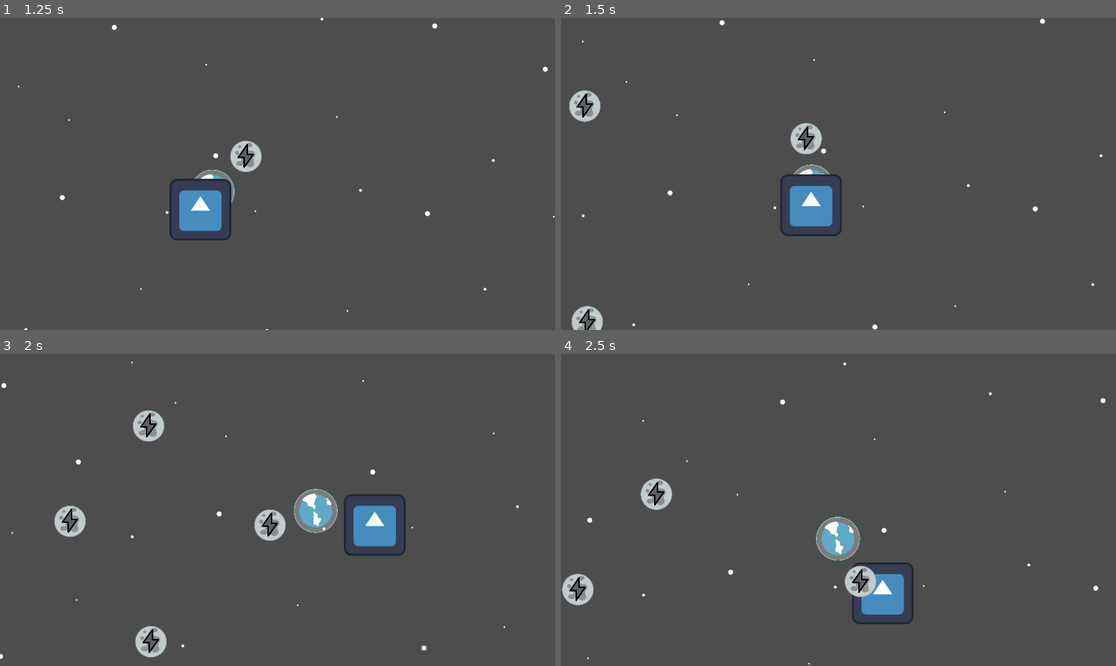
Above: before the commit, frames 1-4 (two rows, left to right).
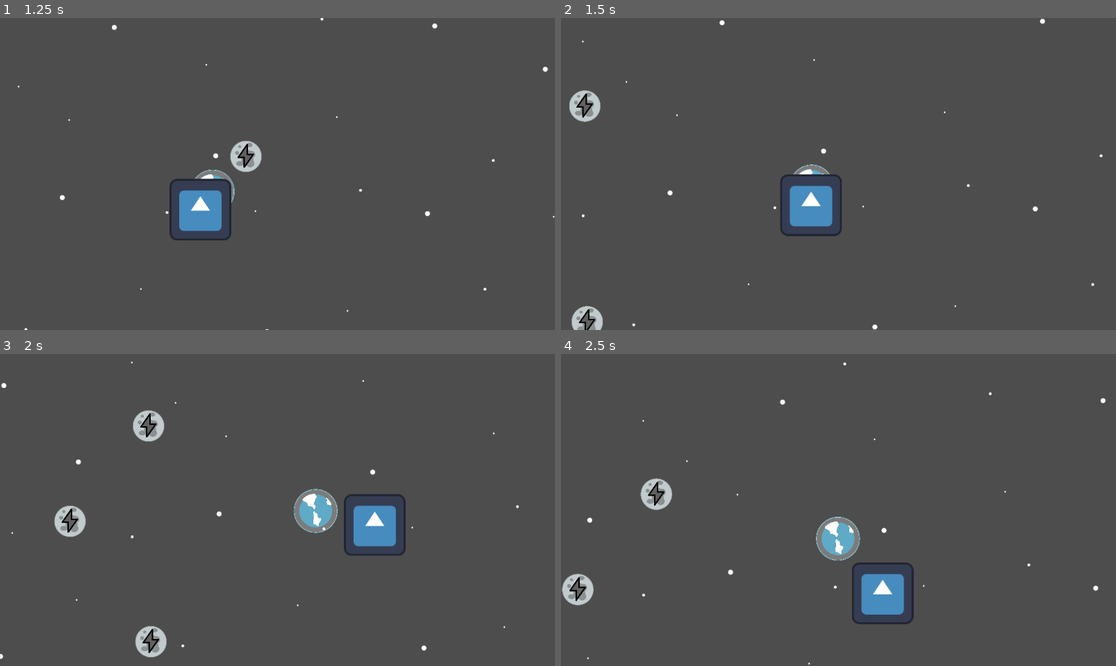
Above: after the commit, the same moments.

Repository: newohrim/planet-cycle-2d
Game: Godot game, scene res://scenes/levels/main.tscn
Two runs of this game, one before a commit and one after it. Both use one fixed random seed, a clock stepped at 60 frames per second and the inputs below. The engine's default icon, where the game draws it, is replaced by a stand-in: a white triangle on a blue panel in a dark square.
Inputs (mouse positions are in pixels of both pictures, inside the frame that each line leads up to):
- Up to frame 1 (1.25 s): tap Enter at 0.5 s; move the mouse to (399, 158) at 0.52 s; hold Space (Consume, bound only after the commit) from 0.53 s (still down)
- Up to frame 2 (1.5 s): move the mouse to (727, 189) at 1.27 s; release Space (Consume, bound only after the commit) at 1.28 s; tap Space (Consume, bound only after the commit) at 1.35 s
- Up to frame 3 (2 s): no input
- Up to frame 4 (2.5 s): move the mouse to (894, 441) at 2.02 s; hold Space (Consume, bound only after the commit) from 2.03 s (still down)

Frame 1 is identical in both runs. In frame 2, 0.4% of the frame differs, in the area x 41-48%, y 33-44%; in frame 3, 0.4%; in frame 4, 0.5%, in the area x 51-57%, y 67-78%.

Commit message:
added player state and invulnerability bonus with a proper effect

Diff:
--- /dev/null
+++ b/assets/ui/new_style_box_flat.tres
@@ -0,0 +1,8 @@
+[gd_resource type="StyleBoxFlat" format=3 uid="uid://k8novqu28c7j"]
+
+[resource]
+bg_color = Color(0.91228896, 0.9122889, 0.91228884, 1)
+corner_radius_top_left = 10
+corner_radius_top_right = 10
+corner_radius_bottom_right = 10
+corner_radius_bottom_left = 10
--- a/project.godot
+++ b/project.godot
@@ -19,6 +19,14 @@
 
 ProjectGlobals="*res://scenes/singletones/project_globals.tscn"
 
+[input]
+
+Consume={
+"deadzone": 0.2,
+"events": [Object(InputEventKey,"resource_local_to_scene":false,"resource_name":"","device":-1,"window_id":0,"alt_pressed":false,"shift_pressed":false,"ctrl_pressed":false,"meta_pressed":false,"pressed":false,"keycode":0,"physical_keycode":32,"key_label":0,"unicode":32,"location":0,"echo":false,"script":null)
+]
+}
+
 [layer_names]
 
 2d_physics/layer_1="Player"
--- /dev/null
+++ b/scenes/bonuses/bonus_base.tscn
@@ -0,0 +1,11 @@
+[gd_scene load_steps=2 format=3 uid="uid://bo8x1o005v6yd"]
+
+[ext_resource type="Script" uid="uid://dxv6hy6ypg3hh" path="res://scripts/bonuses/bonus_base.gd" id="1_0h44m"]
+
+[node name="BonusBase" type="Node" node_paths=PackedStringArray("timer")]
+script = ExtResource("1_0h44m")
+timer = NodePath("Timer")
+metadata/_custom_type_script = "uid://dxv6hy6ypg3hh"
+
+[node name="Timer" type="Timer" parent="."]
+one_shot = true
--- /dev/null
+++ b/scenes/bonuses/bonus_generic.tscn
@@ -0,0 +1,8 @@
+[gd_scene load_steps=3 format=3 uid="uid://10cx1o5smjii"]
+
+[ext_resource type="PackedScene" uid="uid://bo8x1o005v6yd" path="res://scenes/bonuses/bonus_base.tscn" id="1_rmhda"]
+[ext_resource type="Script" uid="uid://c6al1p62abp7q" path="res://scripts/bonuses/bonus_generic.gd" id="2_t3bub"]
+
+[node name="BonusGeneric" instance=ExtResource("1_rmhda")]
+script = ExtResource("2_t3bub")
+target_state = Array[int]([])
--- /dev/null
+++ b/scenes/bonuses/bonus_invulnerable.tscn
@@ -0,0 +1,9 @@
+[gd_scene load_steps=2 format=3 uid="uid://bp8f5l133egll"]
+
+[ext_resource type="PackedScene" uid="uid://10cx1o5smjii" path="res://scenes/bonuses/bonus_generic.tscn" id="1_5ht04"]
+
+[node name="BonusInvulnerable" instance=ExtResource("1_5ht04")]
+target_state = Array[int]([2])
+
+[node name="Timer" parent="." index="0"]
+wait_time = 10.0
--- a/scenes/entities/moon.tscn
+++ b/scenes/entities/moon.tscn
@@ -1,5 +1,6 @@
-[gd_scene load_steps=11 format=3 uid="uid://66qjc3bhf4h5"]
+[gd_scene load_steps=14 format=3 uid="uid://66qjc3bhf4h5"]
 
+[ext_resource type="Script" uid="uid://bc5tmycvovwqq" path="res://scripts/nodes/entities/moon.gd" id="1_k52mt"]
 [ext_resource type="Texture2D" uid="uid://uq0m5yq34qv2" path="res://assets/sprites/moons/Moon1.png" id="1_slxk6"]
 [ext_resource type="Script" uid="uid://yn0xi8afng5w" path="res://scripts/components/orbit_move_component.gd" id="2_slxk6"]
 [ext_resource type="Texture2D" uid="uid://dthh6jd5065r7" path="res://assets/sprites/ui/bonusCounter.png" id="3_eqogm"]
@@ -9,11 +10,14 @@
 [ext_resource type="Script" uid="uid://bcw0wxwfbp4eq" path="res://scripts/components/destroy_when_far_away.gd" id="4_upsjo"]
 [ext_resource type="Script" uid="uid://cilxnmihkq60e" path="res://scripts/components/power_component.gd" id="5_eqogm"]
 [ext_resource type="Script" uid="uid://b15oivhgowff1" path="res://scripts/nodes/misc/tween_blinker.gd" id="5_n3srg"]
+[ext_resource type="Script" uid="uid://bvtd5mjvjwc4" path="res://scripts/bonuses/bonus_provider.gd" id="9_dwiev"]
+[ext_resource type="PackedScene" uid="uid://bp8f5l133egll" path="res://scenes/bonuses/bonus_invulnerable.tscn" id="10_k52mt"]
 
 [sub_resource type="CircleShape2D" id="CircleShape2D_b0kkn"]
 radius = 34.222378
 
 [node name="Moon" type="Node2D"]
+script = ExtResource("1_k52mt")
 
 [node name="PlanetSprite" type="Sprite2D" parent="."]
 scale = Vector2(0.13, 0.13)
@@ -65,7 +69,14 @@
 move_speed = -3.5
 
 [node name="PowerComponent" type="Node" parent="."]
+unique_name_in_owner = true
 script = ExtResource("5_eqogm")
+
+[node name="BonusProvider" type="Node" parent="."]
+unique_name_in_owner = true
+script = ExtResource("9_dwiev")
+bonusScene = ExtResource("10_k52mt")
+metadata/_custom_type_script = "uid://bvtd5mjvjwc4"
 
 [node name="DestroyWhenFarAway" type="Node" parent="."]
 script = ExtResource("4_upsjo")
--- a/scenes/entities/player.tscn
+++ b/scenes/entities/player.tscn
@@ -1,14 +1,41 @@
-[gd_scene load_steps=12 format=3 uid="uid://be17nt4mpyrg7"]
+[gd_scene load_steps=20 format=3 uid="uid://be17nt4mpyrg7"]
 
+[ext_resource type="Script" uid="uid://cd67m2wea8q23" path="res://scripts/nodes/entities/player.gd" id="1_73kkf"]
 [ext_resource type="Texture2D" uid="uid://yxigl88qou4l" path="res://assets/sprites/planets/Earth.png" id="1_merdl"]
 [ext_resource type="Script" uid="uid://cy474xqj3n7ac" path="res://scripts/components/hit_box_component.gd" id="2_42nxq"]
 [ext_resource type="Script" uid="uid://d0bb0ee77wahy" path="res://scripts/components/player_move_component.gd" id="2_b0kkn"]
 [ext_resource type="Script" uid="uid://dvv144haohx4p" path="res://scripts/nodes/gravity_area_2d.gd" id="3_e4p34"]
+[ext_resource type="Texture2D" uid="uid://bk4k7awcl7a4k" path="res://assets/sprites/bonus_effects/pl_border_1.png" id="3_ogpgs"]
+[ext_resource type="Texture2D" uid="uid://sijpdk8tqpep" path="res://assets/sprites/bonus_effects/pl_border_2.png" id="4_spk56"]
+[ext_resource type="Texture2D" uid="uid://bd1u2try3n7bu" path="res://assets/sprites/bonus_effects/pl_border_3.png" id="5_1yk18"]
 [ext_resource type="Script" uid="uid://coe4ntekc4ulp" path="res://scripts/components/health_component.gd" id="5_5u6hq"]
+[ext_resource type="Script" uid="uid://cjqm1vro0xfjy" path="res://scripts/bonuses/bonuses_holder.gd" id="5_b6tgf"]
+[ext_resource type="Texture2D" uid="uid://bgiohv1xjlsok" path="res://assets/sprites/bonus_effects/pl_border_4.png" id="6_b4o2o"]
 [ext_resource type="Texture2D" uid="uid://bmhms28nplbi0" path="res://assets/sprites/misc/circle.png" id="6_d4qa6"]
+[ext_resource type="Script" uid="uid://de3i521ld0qsx" path="res://scripts/nodes/ui/bonus_effect_sprite.gd" id="7_spk56"]
 [ext_resource type="Script" uid="uid://bfrwfuso3cg4" path="res://scripts/nodes/ui/health_bar.gd" id="7_ss7kx"]
 [ext_resource type="Script" uid="uid://b1ljbsjhyepa8" path="res://scripts/nodes/ui/damage_blink_sprite.gd" id="8_dnykm"]
 [ext_resource type="Script" uid="uid://b15oivhgowff1" path="res://scripts/nodes/misc/tween_blinker.gd" id="9_c5rqy"]
+
+[sub_resource type="SpriteFrames" id="SpriteFrames_73kkf"]
+animations = [{
+"frames": [{
+"duration": 1.0,
+"texture": ExtResource("3_ogpgs")
+}, {
+"duration": 1.0,
+"texture": ExtResource("4_spk56")
+}, {
+"duration": 1.0,
+"texture": ExtResource("5_1yk18")
+}, {
+"duration": 1.0,
+"texture": ExtResource("6_b4o2o")
+}],
+"loop": true,
+"name": &"default",
+"speed": 10.0
+}]
 
 [sub_resource type="CircleShape2D" id="CircleShape2D_b0kkn"]
 radius = 47.042534
@@ -17,10 +44,20 @@
 radius = 172.01163
 
 [node name="Player" type="Node2D"]
+script = ExtResource("1_73kkf")
 
 [node name="PlanetSprite" type="Sprite2D" parent="."]
 scale = Vector2(0.2, 0.2)
 texture = ExtResource("1_merdl")
+
+[node name="BonusEffectSprite" type="AnimatedSprite2D" parent="PlanetSprite"]
+visible = false
+position = Vector2(0, 16.285)
+sprite_frames = SubResource("SpriteFrames_73kkf")
+autoplay = "default"
+frame = 1
+frame_progress = 0.7686041
+script = ExtResource("7_spk56")
 
 [node name="HitBox" type="Area2D" parent="."]
 script = ExtResource("2_42nxq")
@@ -31,6 +68,7 @@
 shape = SubResource("CircleShape2D_b0kkn")
 
 [node name="GravityArea2D" type="Area2D" parent="."]
+unique_name_in_owner = true
 collision_layer = 2
 collision_mask = 4
 script = ExtResource("3_e4p34")
@@ -46,6 +84,11 @@
 move_speed = 300.0
 max_speed_px = 1.0
 move_threshold_pix = 20
+
+[node name="BonusesHolder" type="Node" parent="."]
+unique_name_in_owner = true
+script = ExtResource("5_b6tgf")
+metadata/_custom_type_script = "uid://cjqm1vro0xfjy"
 
 [node name="HealthComponent" type="Node" parent="."]
 script = ExtResource("5_5u6hq")
--- a/scenes/singletones/project_globals.tscn
+++ b/scenes/singletones/project_globals.tscn
@@ -1,6 +1,11 @@
-[gd_scene load_steps=2 format=3 uid="uid://dv6sf00jfls7t"]
+[gd_scene load_steps=3 format=3 uid="uid://dv6sf00jfls7t"]
 
 [ext_resource type="Script" uid="uid://kxcuc5jygowt" path="res://scripts/project_globals.gd" id="1_5icyb"]
+[ext_resource type="Script" uid="uid://c8afur0yoltu5" path="res://scripts/states/player_state.gd" id="2_h6upf"]
 
 [node name="ProjectGlobals" type="Node"]
 script = ExtResource("1_5icyb")
+
+[node name="PlayerState" type="Node" parent="."]
+script = ExtResource("2_h6upf")
+metadata/_custom_type_script = "uid://c8afur0yoltu5"
--- /dev/null
+++ b/scripts/bonuses/bonus_base.gd
@@ -0,0 +1,29 @@
+class_name BonusBase
+extends Node
+
+signal bonus_ended()
+
+@export
+var timer : Timer
+
+func bonus_begin() -> void:
+	pass
+
+func _bonus_end() -> void:
+	pass
+
+func _ready() -> void:
+	timer.timeout.connect(_bonus_end_internal)
+	timer.start()
+
+func _bonus_end_internal() -> void:
+	_bonus_end()
+	bonus_ended.emit()
+
+func bonus_interrupt() -> void:
+	timer.stop()
+	_bonus_end()
+
+func bonus_sum(other : BonusBase) -> void:
+	assert(typeof(self) == typeof(other))
+	timer.start(timer.time_left + other.timer.wait_time)
--- /dev/null
+++ b/scripts/bonuses/bonus_generic.gd
@@ -0,0 +1,13 @@
+class_name BonusGeneric
+extends BonusBase
+
+@export
+var target_state : Array[PlayerState.PLAYER_STATE_E]
+
+func bonus_begin() -> void:
+	for state in target_state:
+		ProjectGlobals.player_state.set_bit(state)
+
+func _bonus_end() -> void:
+	for state in target_state:
+		ProjectGlobals.player_state.clear_bit(state)
--- /dev/null
+++ b/scripts/bonuses/bonus_provider.gd
@@ -0,0 +1,10 @@
+class_name BonusProvider
+extends Node
+
+@export
+var bonusScene : PackedScene
+
+func extract_bonus() -> BonusBase:
+	if not bonusScene:
+		return null
+	return bonusScene.instantiate()
--- /dev/null
+++ b/scripts/bonuses/bonuses_holder.gd
@@ -0,0 +1,24 @@
+class_name BonusesHolder
+extends Node
+
+signal bonus_added(bonus : BonusBase)
+
+var active_bonuses : Array[BonusBase]
+
+func add_bonus(bonus : BonusBase) -> void:
+	var idx = active_bonuses.find_custom(
+		func(other : BonusBase): return typeof(other) == typeof(bonus)
+	)
+	if idx >= 0:
+		active_bonuses[idx].bonus_sum(bonus)
+		bonus.queue_free()
+		return
+	active_bonuses.push_back(bonus)
+	add_child(bonus)
+	bonus.bonus_ended.connect(func(): _remove_bonus(bonus))
+	bonus.bonus_begin()
+	bonus_added.emit(bonus)
+
+func _remove_bonus(bonus : BonusBase) -> void:
+	active_bonuses.erase(bonus)
+	bonus.queue_free()  # TODO: queue_free from the bonus itself instead?
--- a/scripts/components/health_component.gd
+++ b/scripts/components/health_component.gd
@@ -10,7 +10,7 @@
 var health : float = start_health
 
 func apply_damage(_from : Node, damage : float) -> void:
-	if health == 0.0:
+	if health == 0.0 or ProjectGlobals.player_state.is_invulnerable():
 		return
 	assert(damage >= 0.0, "received negative damage")
 	health = max(health - damage, 0)
--- /dev/null
+++ b/scripts/nodes/entities/moon.gd
@@ -0,0 +1,14 @@
+class_name Moon
+extends Node2D
+
+@onready
+var powerComp : PowerComponent = %PowerComponent
+
+@onready
+var bonus_provider : BonusProvider = %BonusProvider
+
+func is_powered() -> bool:
+	return powerComp.is_powered()
+
+func extract_bonus() -> BonusBase:
+	return bonus_provider.extract_bonus()
--- /dev/null
+++ b/scripts/nodes/entities/player.gd
@@ -0,0 +1,21 @@
+class_name Player
+extends Node2D
+
+@onready
+var gravity_area : GravityArea2D = %GravityArea2D
+
+@onready
+var bonuses_holder : BonusesHolder = %BonusesHolder
+
+func _unhandled_key_input(event: InputEvent) -> void:
+	if event.is_action_pressed("Consume"):
+		# TODO: make iterator?
+		for body in gravity_area.orbited_bodies:
+			# TODO: any better solution than actual type checking?
+			if (not body) or (not body is Moon):
+				continue
+			var moon = body as Moon
+			if moon.is_powered():
+				var bonus = moon.extract_bonus()
+				bonuses_holder.add_bonus(bonus)  # activates bonus
+			body.queue_free()
--- /dev/null
+++ b/scripts/nodes/ui/bonus_effect_sprite.gd
@@ -0,0 +1,8 @@
+extends AnimatedSprite2D
+
+func _ready() -> void:
+	ProjectGlobals.player_state.state_changed.connect(_on_state_changed)
+
+func _on_state_changed(state : PlayerState.PLAYER_STATE_E, value : bool) -> void:
+	if state == PlayerState.PLAYER_STATE_E.IS_INVULNERABLE:
+		set_visible(value)
--- a/scripts/project_globals.gd
+++ b/scripts/project_globals.gd
@@ -1,3 +1,5 @@
 extends Node
 
 @export var view_distance : float = 2500.0
+
+var player_state : PlayerState
--- /dev/null
+++ b/scripts/states/player_state.gd
@@ -0,0 +1,38 @@
+class_name PlayerState
+extends Node
+
+signal state_changed(state_flag : PLAYER_STATE_E, value : bool)
+
+enum PLAYER_STATE_E {
+	IS_DEAD = 1 << 0,
+	IS_INVULNERABLE = 1 << 1,
+
+	DEFAULT = 0
+}
+
+var flags : int = PLAYER_STATE_E.DEFAULT
+
+func is_alive() -> bool:
+	return not _is_bit_set(PLAYER_STATE_E.IS_DEAD)
+
+func is_invulnerable() -> bool:
+	return _is_bit_set(PLAYER_STATE_E.IS_INVULNERABLE)
+
+func set_bit(bit : PLAYER_STATE_E) -> void:
+	assert(flags & bit == 0, str(bit) + " bit was already set")
+	flags |= bit
+	state_changed.emit(bit, true)
+
+func clear_bit(bit : PLAYER_STATE_E) -> void:
+	assert(flags & bit == bit, str(bit) + " bit wasn't set")
+	flags &= ~bit
+	state_changed.emit(bit, false)
+
+func _is_bit_set(bit : PLAYER_STATE_E) -> bool:
+	return bool(flags & bit)
+
+func _enter_tree() -> void:
+	ProjectGlobals.player_state = self
+
+func _exit_tree() -> void:
+	ProjectGlobals.player_state = null
Binary file added: assets/sprites/bonus_effects/pl_border_1.png
Not shown, added: assets/sprites/bonus_effects/pl_border_1.png.import
Binary file added: assets/sprites/bonus_effects/pl_border_2.png
Not shown, added: assets/sprites/bonus_effects/pl_border_2.png.import
Binary file added: assets/sprites/bonus_effects/pl_border_3.png
Not shown, added: assets/sprites/bonus_effects/pl_border_3.png.import
Binary file added: assets/sprites/bonus_effects/pl_border_4.png
Not shown, added: assets/sprites/bonus_effects/pl_border_4.png.import
Not shown, added: scripts/bonuses/bonus_base.gd.uid
Not shown, added: scripts/bonuses/bonus_generic.gd.uid
Not shown, added: scripts/bonuses/bonus_provider.gd.uid
Not shown, added: scripts/bonuses/bonuses_holder.gd.uid
(and 4 more such lines)
